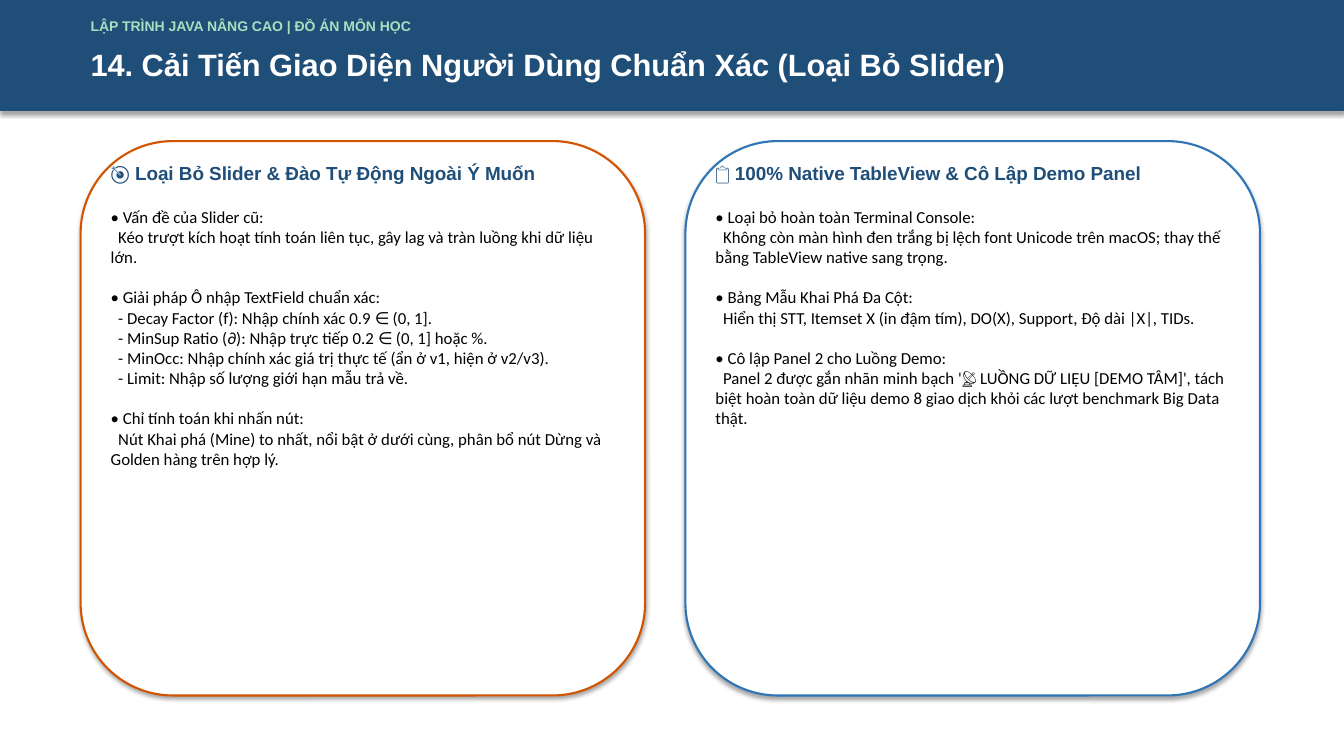
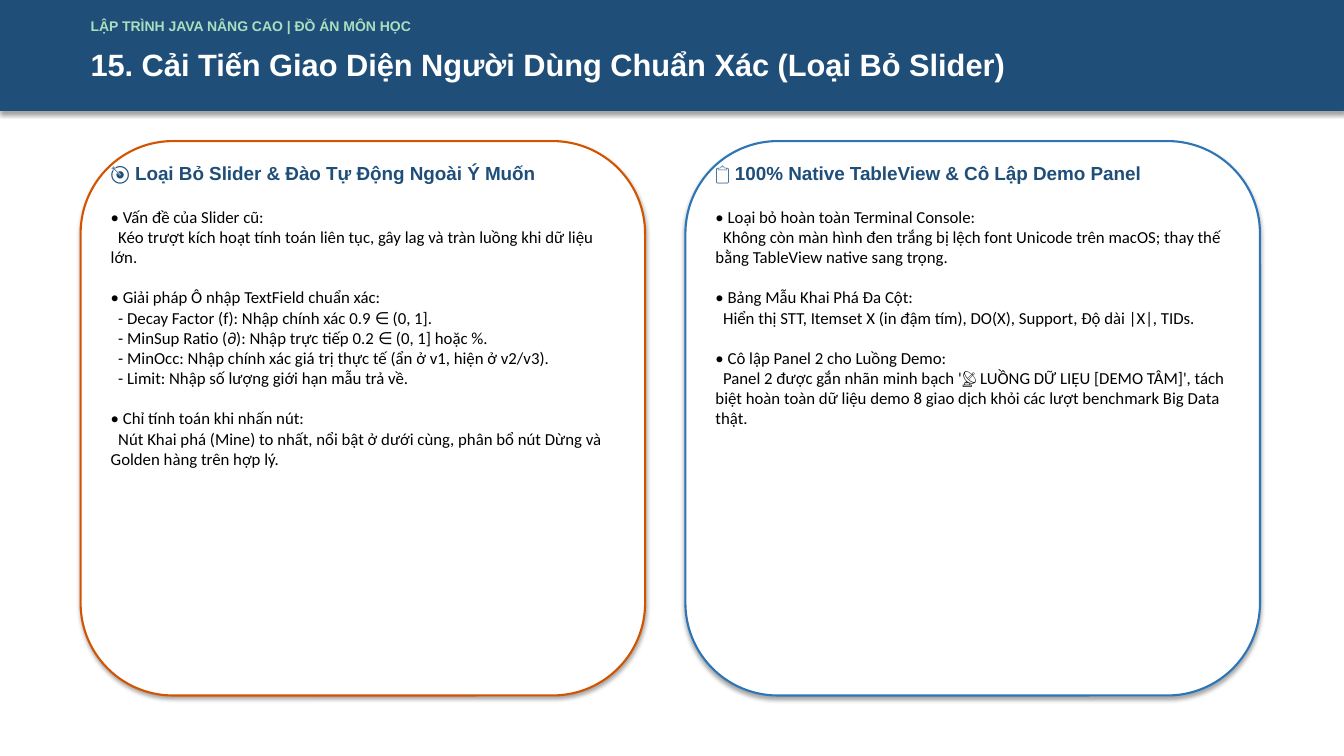
Before and after one commit to 2312741-sudo/javanc, a slide deck: slide 15 of docs/ThuyetTrinh_DeTai_DHOPM_2312741_NguyenThanhTam.pptx (slide 14 before the commit). Drawn at 1344x756 pixels with LibreOffice and Linux fonts; fonts in the diff are those of the drawing. Boxes give left, top, right and bottom in pixels: in the first picture for what was removed or moved away, otherwise in the second. Text is boxed around its words. In the diff, an @@ line names an element or a change of style, - is before the commit and + after.

```diff
--- a/docs/ThuyetTrinh_DeTai_DHOPM_2312741_NguyenThanhTam.pptx
+++ b/docs/ThuyetTrinh_DeTai_DHOPM_2312741_NguyenThanhTam.pptx
@@ text at (91, 51, 1005, 81): text changed @@
-14. Cải Tiến Giao Diện Người Dùng Chuẩn Xác (Loại Bỏ Slider)
+15. Cải Tiến Giao Diện Người Dùng Chuẩn Xác (Loại Bỏ Slider)
```
Also in this commit, not shown: 7 other slides changed, 1 slide added, 4 other files.
